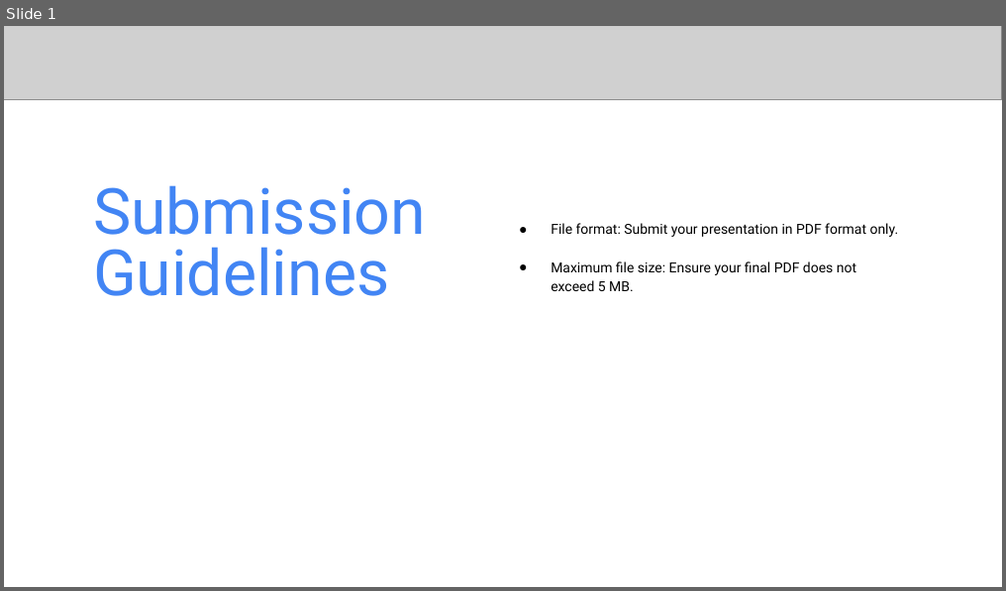
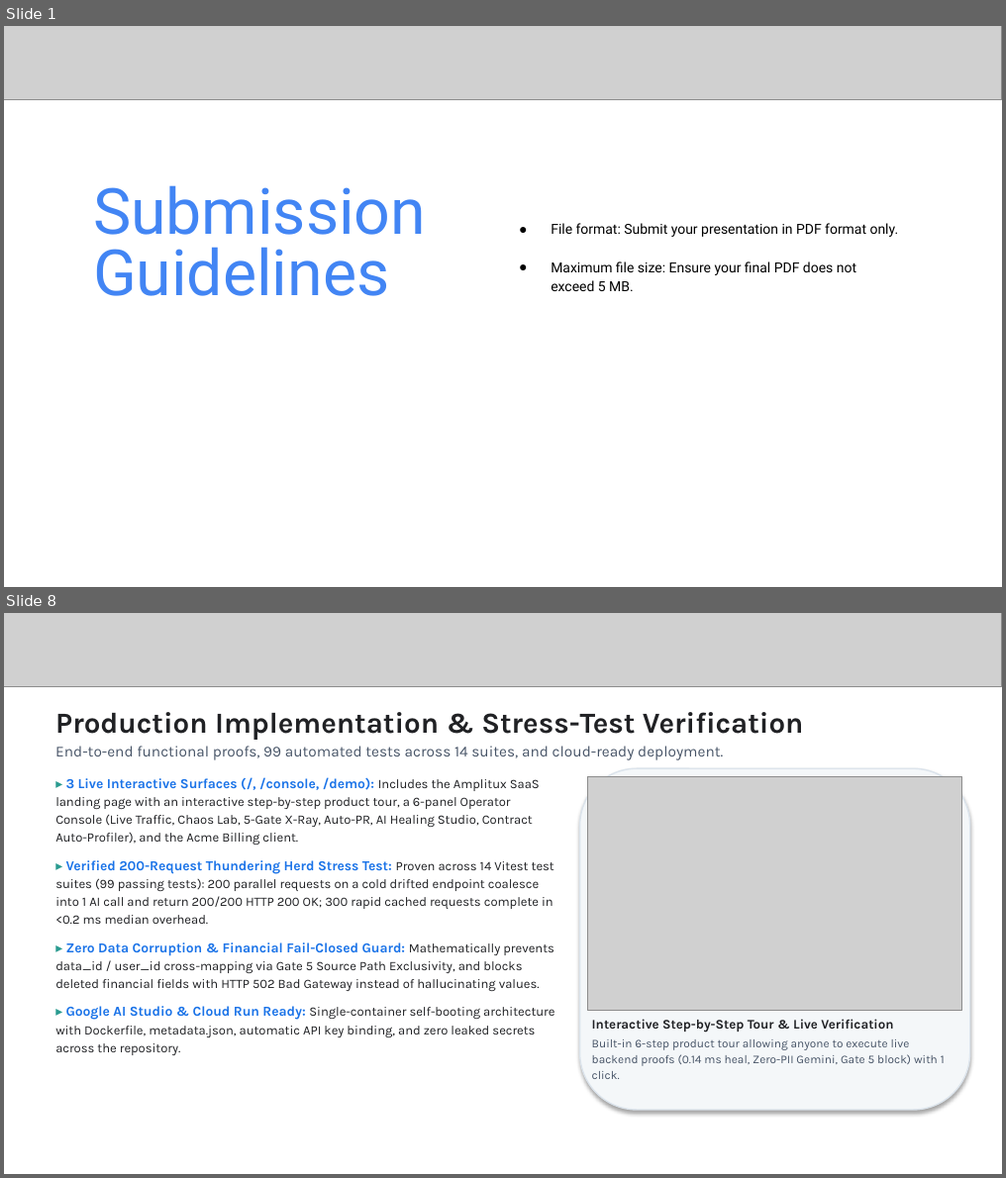
Before and after one commit to Asqi06/Buildathon, a slide deck: Startup_Buildathon_Coders_of_Bharat_AutoPatch.pptx. Shown one above the other, each under a label of ours: slide 1 before the commit, slides 1 and 8 after it; the slides between them are not shown. The pictures are 1006x591 and 1006x1178 pixels, drawn with LibreOffice and Linux fonts; fonts in the diff are those of the drawing; grey boxes stand for pictures. Boxes give left, top, right and bottom in pixels: in the first picture for what was removed or moved away, otherwise in the second. Text is boxed around its words. In the diff, an @@ line names an element or a change of style, - is before the commit and + after.

Commit message:
chore(deck): remove explicit % weights from UI and update pitch deck with clear explanations and live screenshots

```diff
--- a/Startup_Buildathon_Coders_of_Bharat_AutoPatch.pptx
+++ b/Startup_Buildathon_Coders_of_Bharat_AutoPatch.pptx
@@ slide 8 added at (4, 613, 1002, 1174), background #FFFFFF @@
@@ picture added at (4, 613, 1002, 687) @@
@@ text added at (55, 712, 804, 761), 11 pt, text #475467 @@
+Production Implementation & Stress-Test Verification
+End-to-end functional proofs, 99 automated tests across 14 suites, and cloud-ready deployment.
@@ text added at (55, 777, 554, 1056), 9.3 pt, text #202124 @@
+▸ 3 Live Interactive Surfaces (/, /console, /demo): Includes the Amplitux SaaS landing page with an interactive step-by-step product tour, a 6-panel Operator Console (Live Traffic, Chaos Lab, 5-Gate X-Ray, Auto-PR, AI Healing Studio, Contract Auto-Profiler), and the Acme Billing client.
+▸ Verified 200-Request Thundering Herd Stress Test: Proven across 14 Vitest test suites (99 passing tests): 200 parallel requests on a cold drifted endpoint coalesce into 1 AI call and return 200/200 HTTP 200 OK; 300 rapid cached requests complete in <0.2 ms median overhead.
+▸ Zero Data Corruption & Financial Fail-Closed Guard: Mathematically prevents data_id / user_id cross-mapping via Gate 5 Source Path Exclusivity, and blocks deleted financial fields with HTTP 502 Bad Gateway instead of hallucinating values.
+▸ Google AI Studio & Cloud Run Ready: Single-container self-booting architecture with Dockerfile, metadata.json, automatic API key binding, and zero leaked secrets across the repository.
@@ rounded rectangle added at (580, 768, 970, 1110), fill #F4F7F9, outline #DCE4EC 1 pt @@
@@ picture added at (588, 776, 962, 1010) @@
@@ text added at (592, 1019, 944, 1079), 8.5 pt, text #475467 @@
+Interactive Step-by-Step Tour & Live Verification
+Built-in 6-step product tour allowing anyone to execute live backend proofs (0.14 ms heal, Zero-PII Gemini, Gate 5 block) with 1 click.
```
Also in this commit, not shown: 6 other slides added, 7 slides removed, 4 other files.
